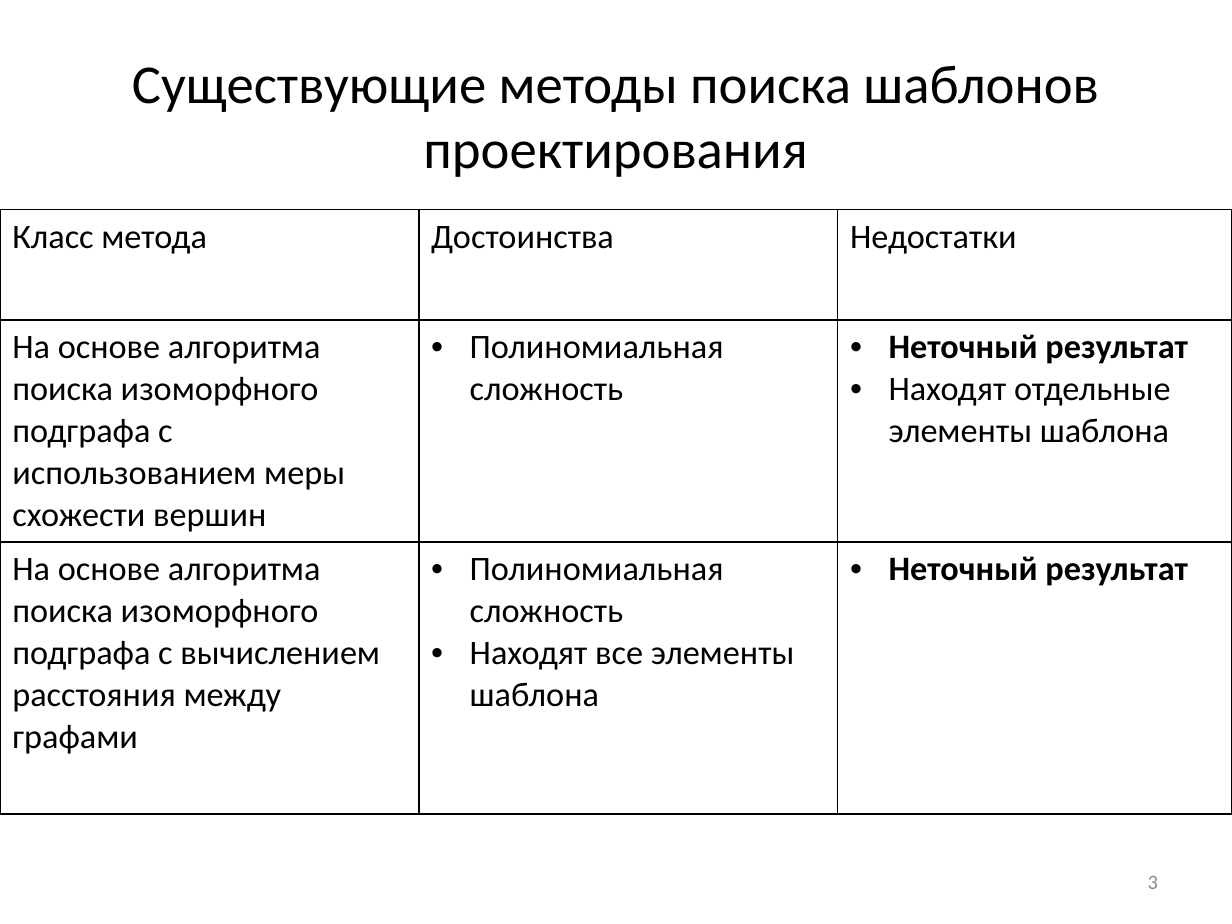
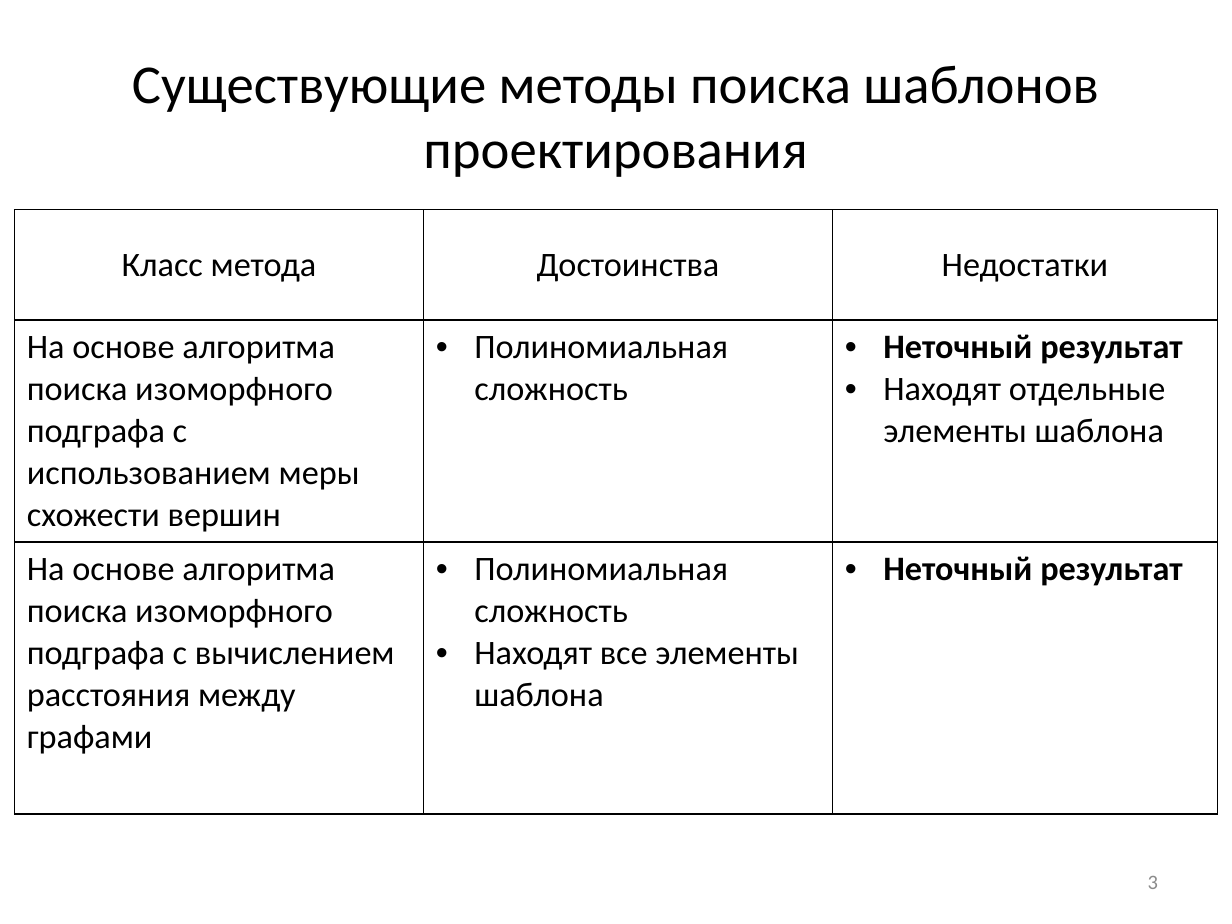
Before and after one commit to elsid/master, a slide deck: slide 3 of predefence/presentation.pptx. Drawn at 1232x924 pixels with LibreOffice and Linux fonts; fonts in the diff are those of the drawing. Boxes give left, top, right and bottom in pixels: in the first picture for what was removed or moved away, otherwise in the second. Text is boxed around its words. In the diff, an @@ line names an element or a change of style, - is before the commit and + after.

```diff
--- a/predefence/presentation.pptx
+++ b/predefence/presentation.pptx
@@ table at [15,209,1217,809] @@
@@ alignment left to centre @@
@@ table: place and size @@
-table at [0,209,1232,809]
+table at [15,209,1217,809]
```
Also in this commit, not shown: 5 other slides changed, 4 other files.
